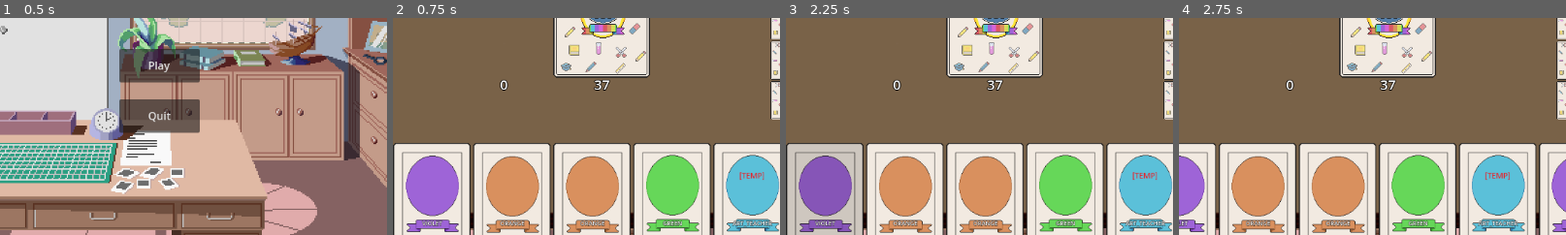
Above: before the commit, frames 1-4 (left to right).
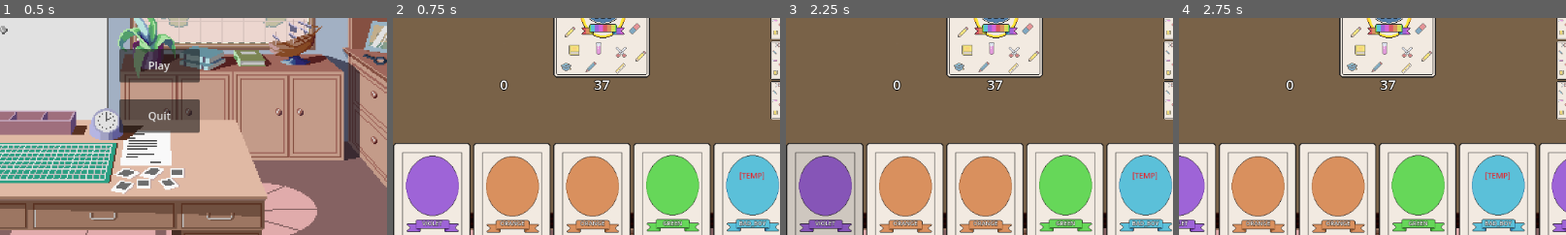
Above: after the commit, the same moments.

Repository: ludughetti/RainbowHigh
Game: Godot game, scene res://scenes/game/main_menu.tscn
The game is run twice, just before and just after one commit, with the same random seed, the same clock (stepped at 60 frames per second) and the same inputs.
Inputs:
- Up to frame 1 (0.5 s): no input
- Up to frame 2 (0.75 s): click "Play" at 0.5 s
- Up to frame 3 (2.25 s): click "BLUE" at 1.25 s; click "VIOLET" at 2 s
- Up to frame 4 (2.75 s): no input
The pictures show only the part of the screen within x 29-79%, y 39-89%; the shares and areas given below are measured in that part.

Frame 1 is identical in both runs. In frame 2, 0.2% of the frame differs, in the area x 87-98%, y 93-97%; in frame 3, 0.2%; in frame 4, 0.2%.

Commit message:
Added Bad Boy

Diff:
--- a/scripts/game/game_manager.gd
+++ b/scripts/game/game_manager.gd
@@ -65,7 +65,7 @@
 		# TEMP ------------------
 		if player.player_name == "Player":
 			var special_card := CardCharacterData.new()
-			special_card.setup_card(CardConstants.CardCharacter.ART_TEACHER)
+			special_card.setup_card(CardConstants.CardCharacter.BAD_BOY)
 			player.add_card_to_hand(special_card)
 
 		player.update_ui()
@@ -198,7 +198,8 @@
 			await apply_effect_class_president(player)
 		CardConstants.CardCharacter.ART_TEACHER:
 			await apply_effect_art_teacher(player)
-
+		CardConstants.CardCharacter.BAD_BOY:
+			await apply_effect_bad_boy(player)
 
 func apply_effect_math_teacher(player: BasePlayer):
 	print("Math Teacher: Drawing 2 extra cards")
@@ -450,3 +451,40 @@
 		to_player.update_ui()
 
 		await enforce_hand_limit(to_player)
+
+func apply_effect_bad_boy(_player: BasePlayer):
+	print("Bad Boy: All players discard one random card")
+
+	for p in players:
+		if p.hand.is_empty():
+			print("%s has no cards to discard." % p.player_name)
+			continue
+
+		var to_discard: CardData
+
+		if p is AIPlayer:
+			to_discard = p.hand[randi() % p.hand.size()]
+		else:
+			# Let player know what's happening
+			print("Prompting %s to discard a random card" % p.player_name)
+			to_discard = await discard_random_card_from_player(p)
+
+		# Discard it
+		p.discard_from_hand(to_discard)
+		deck.discard_card(to_discard)
+
+		print("%s discarded %s" % [p.player_name, to_discard.card_name])
+
+		# Trigger nested character effect
+		if to_discard.card_type == CardConstants.CardType.CHARACTER:
+			await on_character_card_effect(
+				(to_discard as CardCharacterData).character_type,
+				p
+			)
+
+		p.update_ui()
+		await enforce_hand_limit(p)
+
+func discard_random_card_from_player(player: BasePlayer) -> CardData:
+	var random_index = randi() % player.hand.size()
+	return player.hand[random_index]
--- a/scripts/utils/card_assets_utils.gd
+++ b/scripts/utils/card_assets_utils.gd
@@ -40,7 +40,7 @@
 	CardConstants.CardCharacter.THEATER_KID: preload("res://assets/cards/character/theater_kid/THEATER_KID_Idle.png"),
 	CardConstants.CardCharacter.CLASS_PRESIDENT: preload("res://assets/cards/character/class_president/CLASS_PRESIDENT_Idle.png"),
 	CardConstants.CardCharacter.ART_TEACHER: preload("res://assets/cards/character/art_teacher/ART_TEACHER_Idle.png"),
-	#CardConstants.CardCharacter.BAD_BOY: preload("res://assets/cards/character/BadBoy_Idle.png"),
+	CardConstants.CardCharacter.BAD_BOY: preload("res://assets/cards/character/bad_boy/BAD_BOY_Idle.png"),
 	#CardConstants.CardCharacter.HISTORY_TEACHER: preload("res://assets/cards/character/HistoryTeacher_Idle.png")
 }
 
@@ -52,7 +52,7 @@
 	CardConstants.CardCharacter.THEATER_KID: preload("res://assets/cards/character/theater_kid/THEATER_KID_Hover.png"),
 	CardConstants.CardCharacter.CLASS_PRESIDENT: preload("res://assets/cards/character/class_president/CLASS_PRESIDENT_Hover.png"),
 	CardConstants.CardCharacter.ART_TEACHER: preload("res://assets/cards/character/art_teacher/ART_TEACHER_Hover.png"),
-	#CardConstants.CardCharacter.BAD_BOY: preload("res://assets/cards/character/BadBoy_Idle.png"),
+	CardConstants.CardCharacter.BAD_BOY: preload("res://assets/cards/character/bad_boy/BAD_BOY_Hover.png"),
 	#CardConstants.CardCharacter.HISTORY_TEACHER: preload("res://assets/cards/character/HistoryTeacher_Idle.png")
 }
 
@@ -64,7 +64,7 @@
 	CardConstants.CardCharacter.THEATER_KID: preload("res://assets/cards/character/theater_kid/THEATER_KID_Pressed.png"),
 	CardConstants.CardCharacter.CLASS_PRESIDENT: preload("res://assets/cards/character/class_president/CLASS_PRESIDENT_Pressed.png"),
 	CardConstants.CardCharacter.ART_TEACHER: preload("res://assets/cards/character/art_teacher/ART_TEACHER_Pressed.png"),
-	#CardConstants.CardCharacter.BAD_BOY: preload("res://assets/cards/character/BadBoy_Idle.png"),
+	CardConstants.CardCharacter.BAD_BOY: preload("res://assets/cards/character/bad_boy/BAD_BOY_Pressed.png"),
 	#CardConstants.CardCharacter.HISTORY_TEACHER: preload("res://assets/cards/character/HistoryTeacher_Idle.png")
 }
 
Binary file added: assets/cards/character/bad_boy/BAD_BOY_Hover.png
Not shown, added: assets/cards/character/bad_boy/BAD_BOY_Hover.png.import
Binary file added: assets/cards/character/bad_boy/BAD_BOY_Idle.png
Not shown, added: assets/cards/character/bad_boy/BAD_BOY_Idle.png.import
Binary file added: assets/cards/character/bad_boy/BAD_BOY_Pressed.png
Not shown, added: assets/cards/character/bad_boy/BAD_BOY_Pressed.png.import
